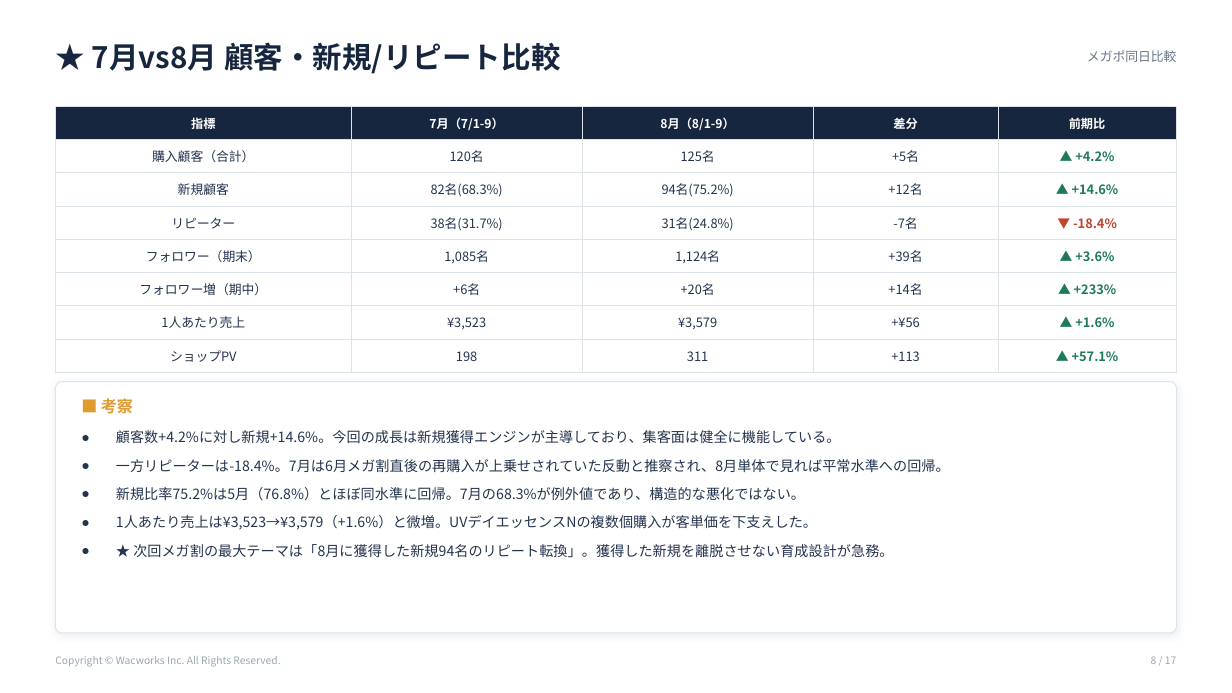
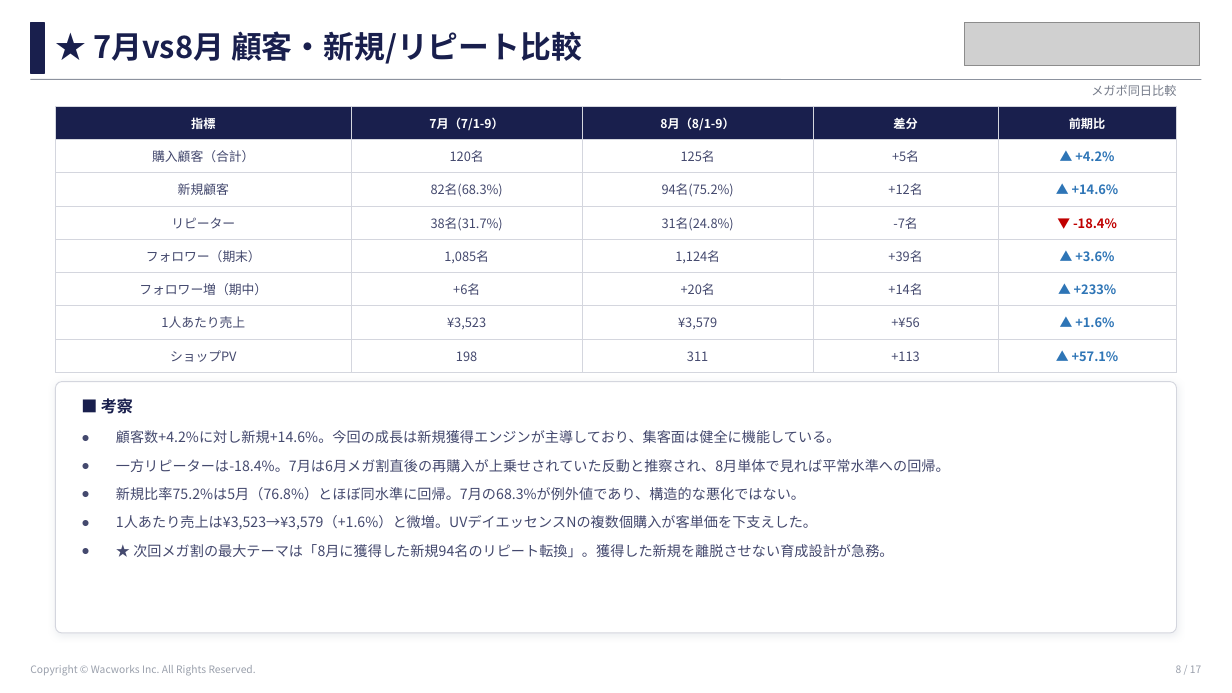
Before and after one commit to wacworks-web/home, a slide deck: slide 8 of reports/dr365_qoo10_202608/dr365_Qoo10_2026年8月メガポ_レポート.pptx. Drawn at 1232x693 pixels with LibreOffice and Linux fonts; fonts in the diff are those of the drawing; grey boxes stand for pictures. Boxes give left, top, right and bottom in pixels: in the first picture for what was removed or moved away, otherwise in the second. Text is boxed around its words. In the diff, an @@ line names an element or a change of style, - is before the commit and + after.

```diff
--- a/reports/dr365_qoo10_202608/dr365_Qoo10_2026年8月メガポ_レポート.pptx
+++ b/reports/dr365_qoo10_202608/dr365_Qoo10_2026年8月メガポ_レポート.pptx
@@ rectangle added at [30, 23, 44, 73], fill #191F4D, outline #191F4D 1 pt @@
@@ text "★ 7月vs8月 顧客・新規/リピート比較": place and size @@
-text "★ 7月vs8月 顧客・新規/リピート比較" at [92, 42, 560, 74]
+text "★ 7月vs8月 顧客・新規/リピート比較" at [93, 31, 582, 64]
@@ text "★ 7月vs8月 顧客・新規/リピート比較" at [93, 31, 582, 64]: size 23 to 24 pt, text colour #16263F to #191F4D @@
@@ picture added at [964, 22, 1200, 66] @@
@@ line added from (30, 79) to (1202, 79), #8C929E 0.75 pt @@
@@ text "メガポ同日比較": place and size @@
-text "メガポ同日比較" at [1087, 50, 1177, 62]
+text "メガポ同日比較" at [1091, 85, 1176, 96]
@@ text "メガポ同日比較" at [1091, 85, 1176, 96]: size 10 to 9.5 pt, text colour #6B7688 to #767C8A @@
@@ table at [55, 106, 1177, 366] @@
@@ fill #16263F to #191F4D in row 1 @@
@@ text colour #24344F to #44496E in "購入顧客（合計）", "120名", "125名", "+5名" and 24 more places @@
@@ text colour #1F7A5C to #2E75B6 in "▲ +4.2%", "▲ +14.6%", "▲ +3.6%", "▲ +233%" and 2 more places @@
@@ text colour #C0442E to #C00000 in "▼ -18.4%" @@
@@ borders changed @@
@@ rounded rectangle at [55, 382, 1177, 633]: outline #DDE3EA 0.75 pt to #D4D6DE 0.75 pt @@
@@ text "■ 考察" at [101, 398, 133, 414]: text colour #E09B2D to #191F4D @@
@@ text "顧客数+4.2%に対し新規+14.6%。今回の成長は新規獲得エンジンが主導しており、集客面は健全に機能している。" at [116, 430, 950, 558]: text colour #24344F to #44496E @@
@@ text "Copyright © Wacworks Inc. All ...": place and size @@
-text "Copyright © Wacworks Inc. All ..." at [55, 656, 280, 667]
+text "Copyright © Wacworks Inc. All ..." at [30, 665, 256, 676]
@@ text "Copyright © Wacworks Inc. All ..." at [30, 665, 256, 676]: text colour #9AA6B5 to #9AA0AC @@
@@ text "8 / 17" at [1176, 665, 1201, 673]: text colour #9AA6B5 to #9AA0AC @@
@@ text "8 / 17": place and size @@
-text "8 / 17" at [1151, 656, 1176, 664]
+text "8 / 17" at [1176, 665, 1201, 673]
```
Also in this commit, not shown: 16 other slides changed, 6 other files.
